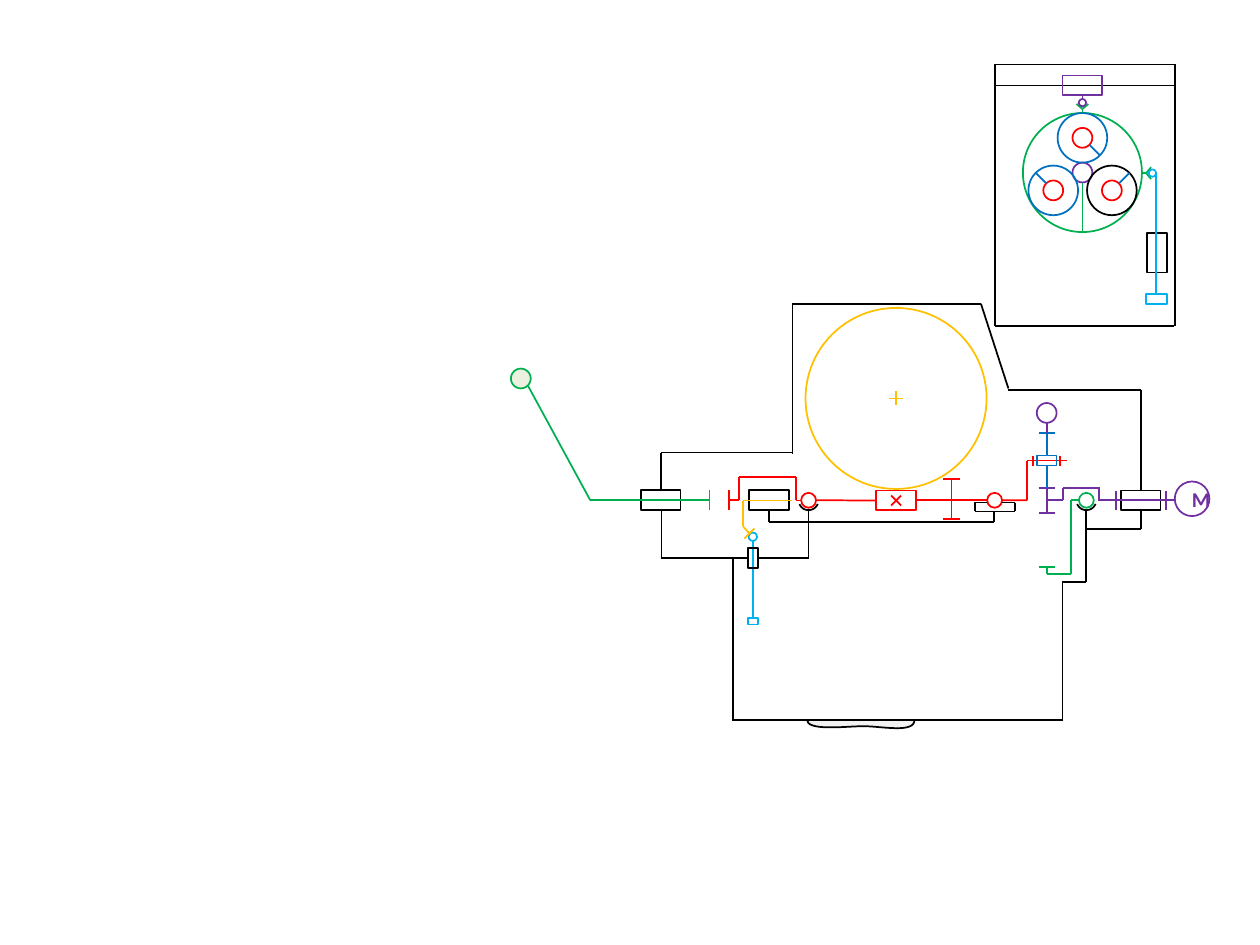
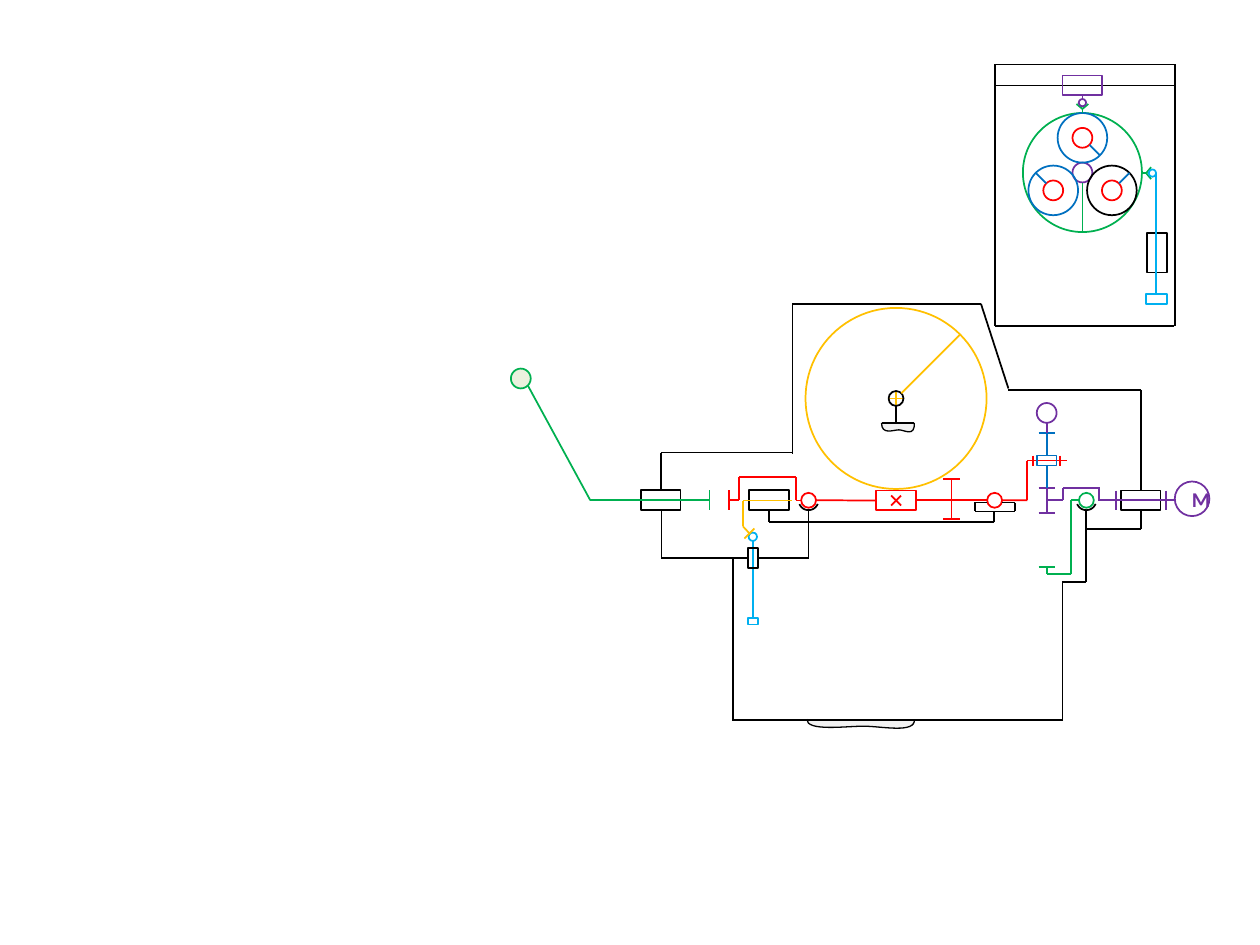
Before and after one commit to xpessoles/PT_Oraux, a slide deck: slide 1 of Interrogation_SII/ServoMoteur_CommandeVanne/Divers/Figures.pptx. Drawn at 1260x945 pixels with LibreOffice and Linux fonts; fonts in the diff are those of the drawing; background and template pictures are left out. Boxes give left, top, right and bottom in pixels: in the first picture for what was removed or moved away, otherwise in the second. Text is boxed around its words. In the diff, an @@ line names an element or a change of style, - is before the commit and + after.

```diff
--- a/Interrogation_SII/ServoMoteur_CommandeVanne/Divers/Figures.pptx
+++ b/Interrogation_SII/ServoMoteur_CommandeVanne/Divers/Figures.pptx
@@ line added from (960, 334) to (901, 393), #FFC000 1 pt @@
@@ ellipse added at [888, 391, 903, 406], outline #000000 1 pt @@
@@ line added from (896, 406) to (896, 423), #000000 1 pt @@
@@ freeform shape added at [882, 423, 915, 432], fill #F2F2F2, outline #000000 0.75 pt @@
@@ line added from (882, 423) to (915, 423), #000000 1 pt @@
@@ freeform shape at [806, 719, 914, 728]: outline #000000 1 pt to #000000 0.75 pt @@
```
Also in this commit, not shown: 2 other files.
